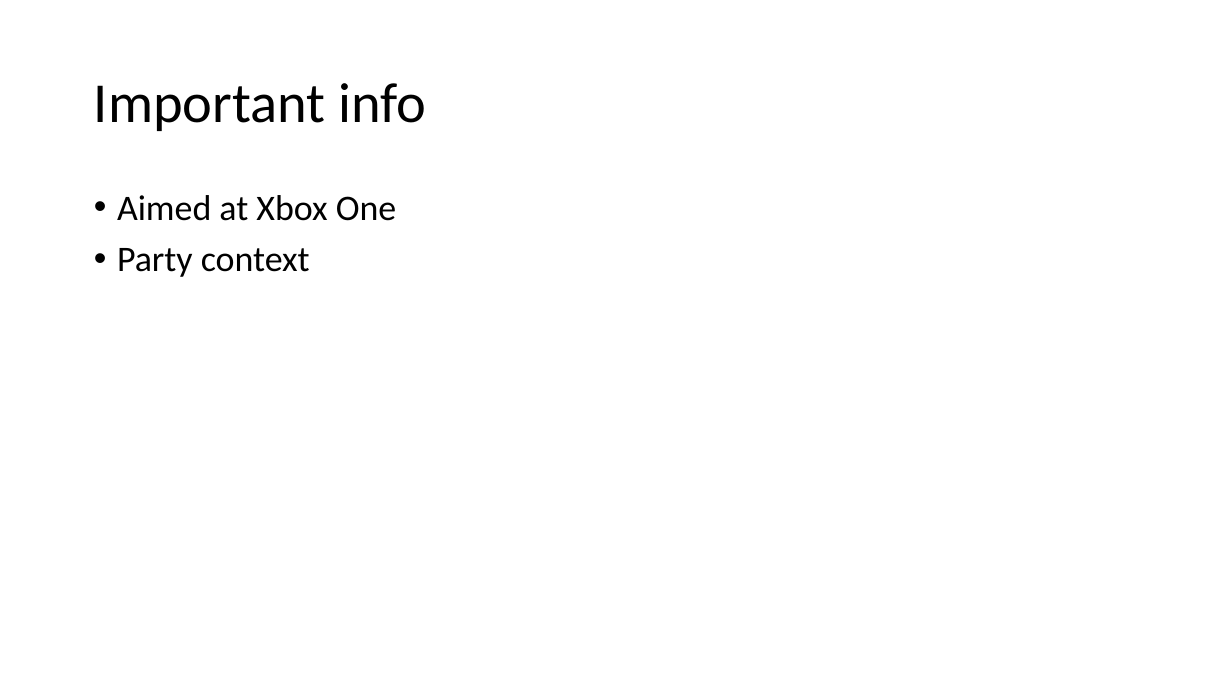
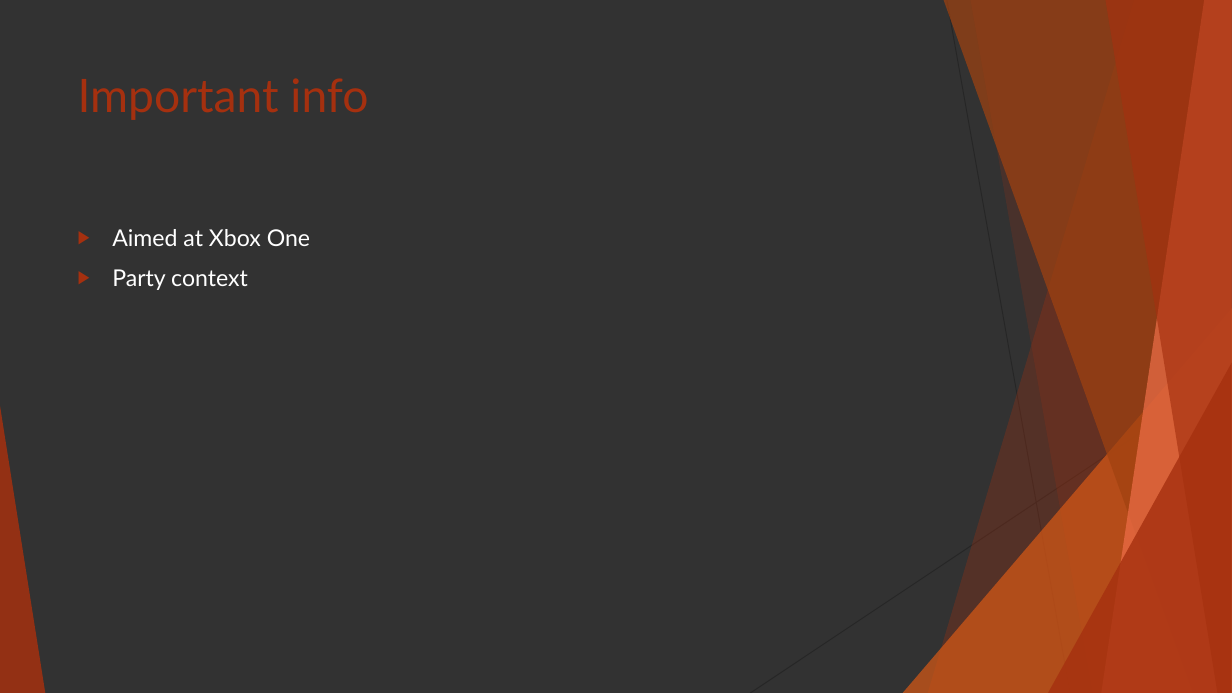
Before and after one commit to AndresBull/GD2_Final, a slide deck: slide 8 of Tetrimination Pitch.pptx. Drawn at 1232x693 pixels with LibreOffice and Linux fonts; fonts in the diff are those of the drawing. Boxes give left, top, right and bottom in pixels: in the first picture for what was removed or moved away, otherwise in the second. Text is boxed around its words. In the diff, an @@ line names an element or a change of style, - is before the commit and + after.

```diff
--- a/Tetrimination Pitch.pptx
+++ b/Tetrimination Pitch.pptx
@@ background #FFFFFF to #323232 @@
@@ title "Important info" moved from (x1=94, y1=83, x2=426, y2=131) to (x1=78, y1=78, x2=368, y2=120) @@
@@ title "Important info" at (x1=78, y1=78, x2=368, y2=120): size 44 to 36 pt, font Calibri to Lato, text colour #000000 to #A5300F; line spacing 0.9 to 1; vertical alignment middle to top @@
@@ text "Aimed at Xbox One" moved from (x1=117, y1=195, x2=396, y2=277) to (x1=112, y1=229, x2=310, y2=290) @@
@@ text "Aimed at Xbox One" at (x1=112, y1=229, x2=310, y2=290): size 28 to 18 pt, font Calibri to Lato, text colour #000000 to #FFFFFF; bullet • to ▶; line spacing 0.9 to 1 @@
@@ group added at (x1=0, y1=0, x2=1232, y2=693): 5 freeform shapes, 3 triangles, 2 lines @@
```
Also in this commit, not shown: 9 other slides changed, 2 other files.
